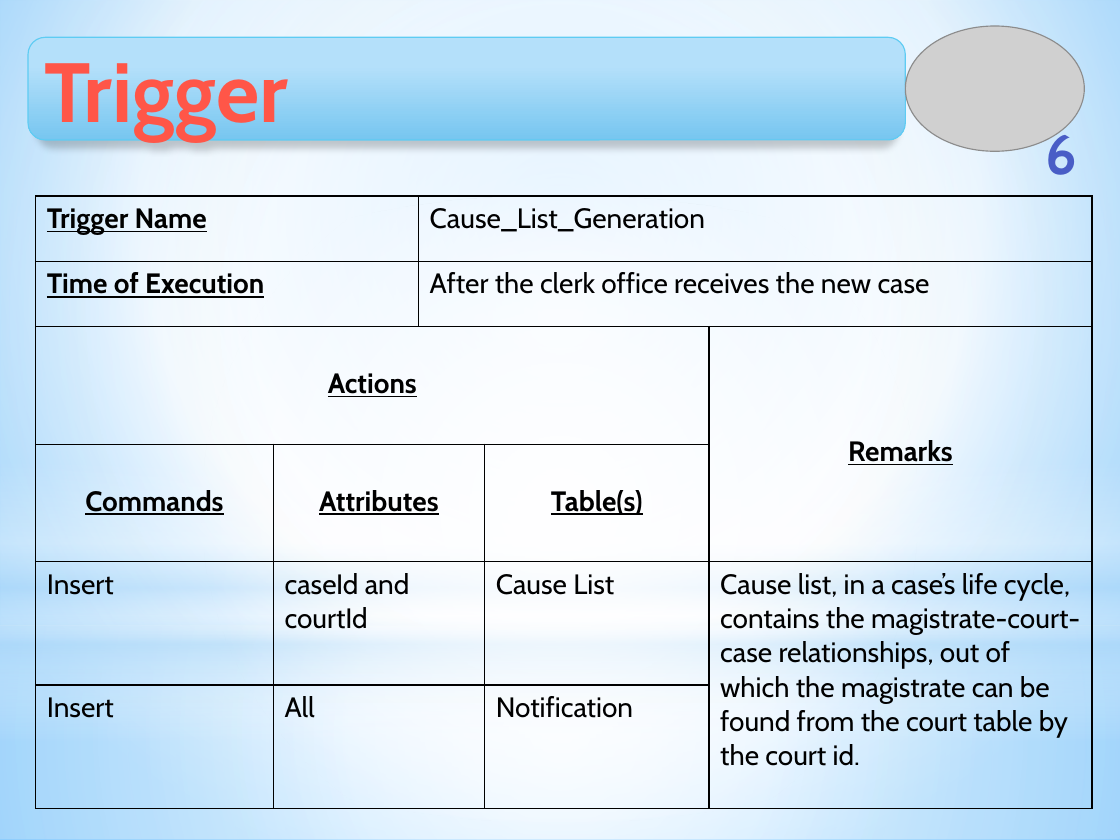
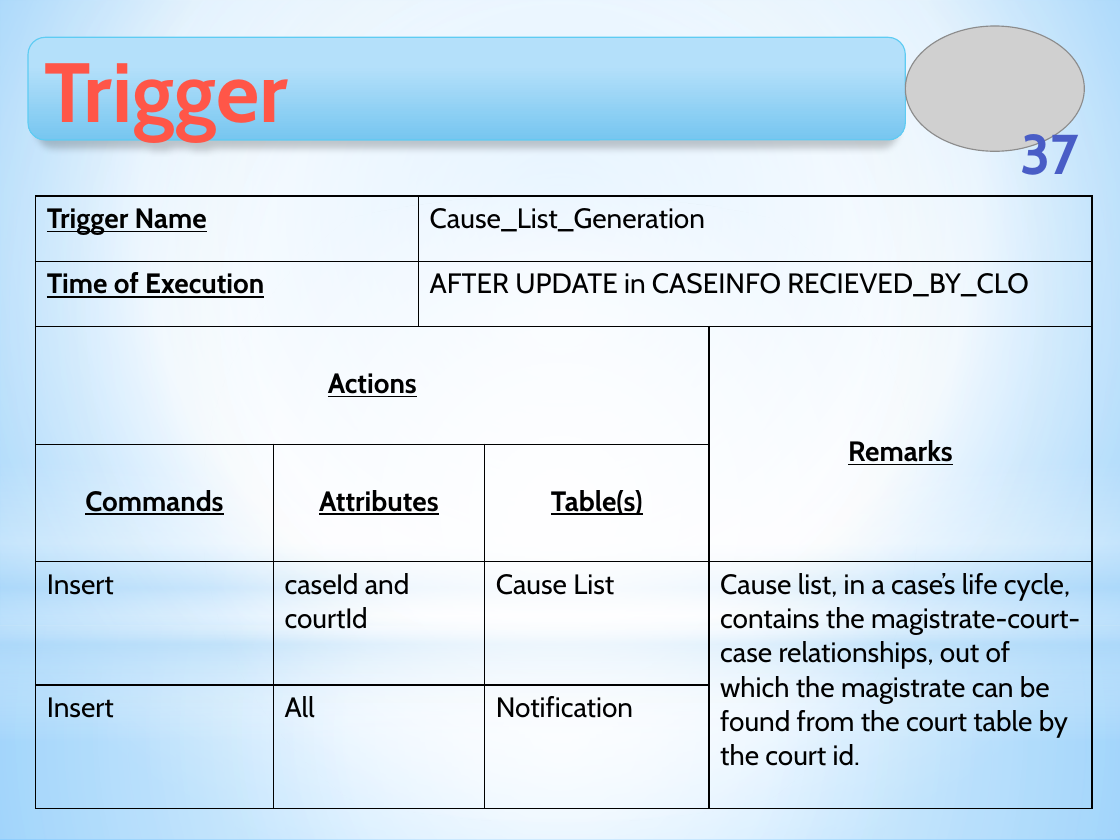
Before and after one commit to Touhid18/CSE308-Management_of_Judicial_System-1005009_1005014_1005018_1005023_1005029, a slide deck: slide 37 of ISD_Management_of_Judicial_System_DatabaseDesign.pptx (slide 6 before the commit). Drawn at 1120x840 pixels with LibreOffice and Linux fonts; fonts in the diff are those of the drawing; grey boxes stand for pictures. Boxes give left, top, right and bottom in pixels: in the first picture for what was removed or moved away, otherwise in the second. Text is boxed around its words. In the diff, an @@ line names an element or a change of style, - is before the commit and + after.

```diff
--- a/ISD_Management_of_Judicial_System_DatabaseDesign.pptx
+++ b/ISD_Management_of_Judicial_System_DatabaseDesign.pptx
@@ page number at bbox=[1020, 126, 1079, 175]: text changed @@
-6
+37
@@ table at bbox=[36, 196, 1092, 809] @@
-row 2, column 3: After the clerk office receives the new case
+row 2, column 3: AFTER UPDATE in CASEINFO RECIEVED_BY_CLO
```
Also in this commit, not shown: 10 other slides changed, 38 slides added, 1 slide removed, 17 other files.
